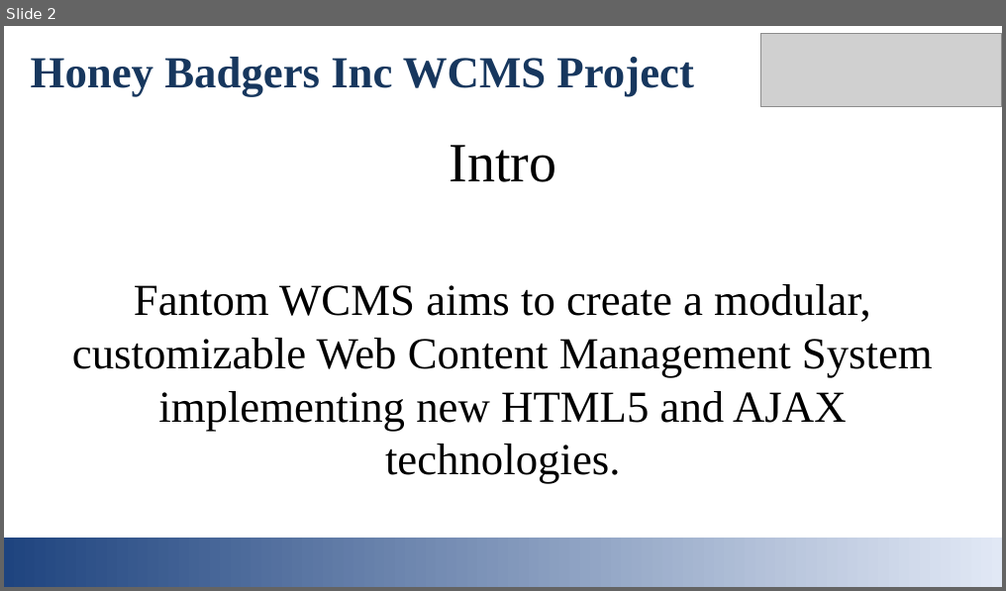
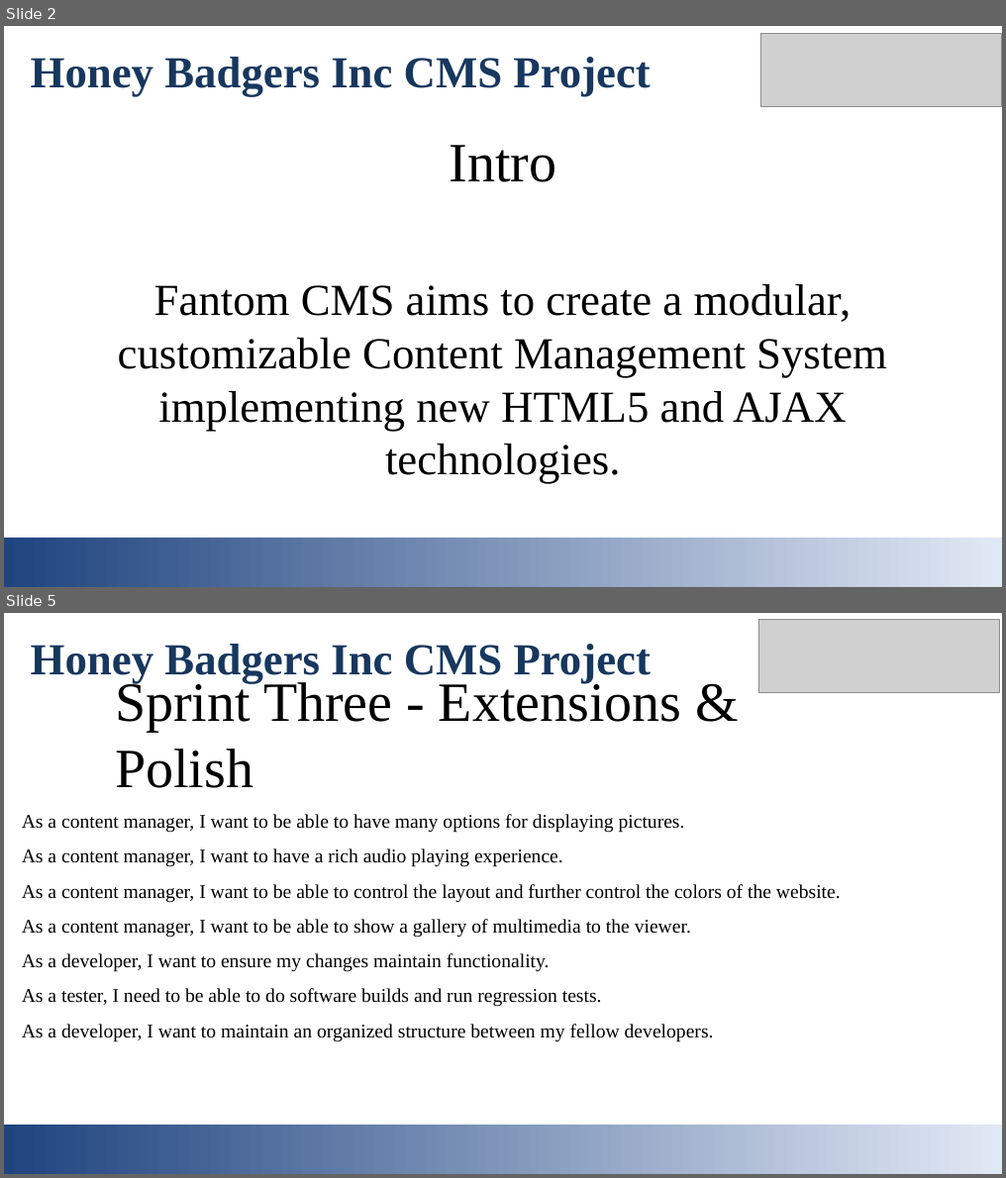
Before and after one commit to jcriquet/FantomCMS, a slide deck: doc/Initial_Presentation.pptx. Shown one above the other, each under a label of ours: slide 2 before the commit, slides 2 and 5 after it; the slides between them are not shown. The pictures are 1006x591 and 1006x1178 pixels, drawn with LibreOffice and Linux fonts; fonts in the diff are those of the drawing; grey boxes stand for pictures. Boxes give left, top, right and bottom in pixels: in the first picture for what was removed or moved away, otherwise in the second. Text is boxed around its words. In the diff, an @@ line names an element or a change of style, - is before the commit and + after.

Commit message:
Added Sprint 1 Plan and final version of Initial Presentation. Removed the odt file.

```diff
--- a/doc/Initial_Presentation.pptx
+++ b/doc/Initial_Presentation.pptx
@@ slide 5 added at (4,613,1002,1174), background #FFFFFF @@
@@ picture added at (758,619,1000,692) @@
@@ text added at (31,644,650,683), 32 pt, text #17375E, bold @@
+Honey Badgers Inc CMS Project
@@ text added at (115,678,682,788), 40 pt, text #000000 @@
+Sprint Three - Extensions & Polish
@@ text added at (22,814,841,1043), 14 pt, text #000000 @@
+As a content manager, I want to be able to have many options for displaying pictures.
+As a content manager, I want to have a rich audio playing experience.
+As a content manager, I want to be able to control the layout and further control the colors of the website.
+As a content manager, I want to be able to show a gallery of multimedia to the viewer.
+As a developer, I want to ensure my changes maintain functionality.
+As a tester, I need to be able to do software builds and run regression tests.
+As a developer, I want to maintain an organized structure between my fellow developers.
@@ rectangle added at (4,1124,1002,1173), fill gradient #1F447F to #E1E8F5 @@
@@ slide 2 changed as well @@
@@ text at (31,57,649,96): text changed @@
-Honey Badgers Inc WCMS Project
+Honey Badgers Inc CMS Project
@@ text at (118,284,887,484): text changed @@
-Fantom WCMS aims to create a modular, customizable Web Content Management System implementing new HTML5 and AJAX technologies.
+Fantom CMS aims to create a modular, customizable Content Management System implementing new HTML5 and AJAX technologies.
```
Also in this commit, not shown: 5 other slides changed, 2 other files.
